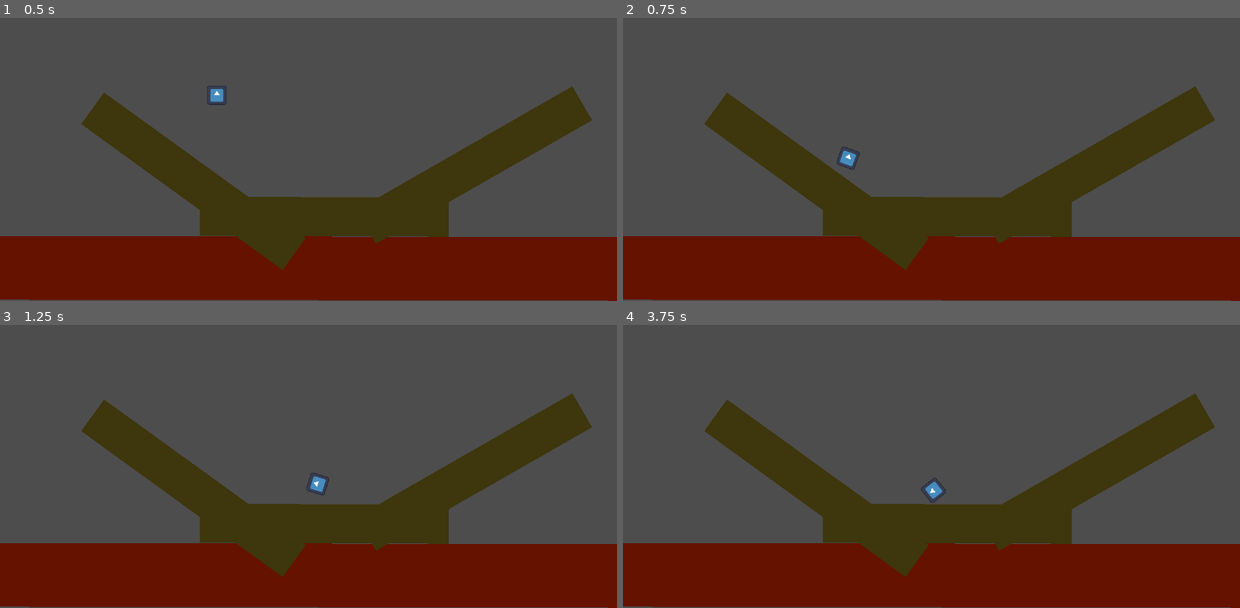
Above: before the commit, frames 1-4 (two rows, left to right).
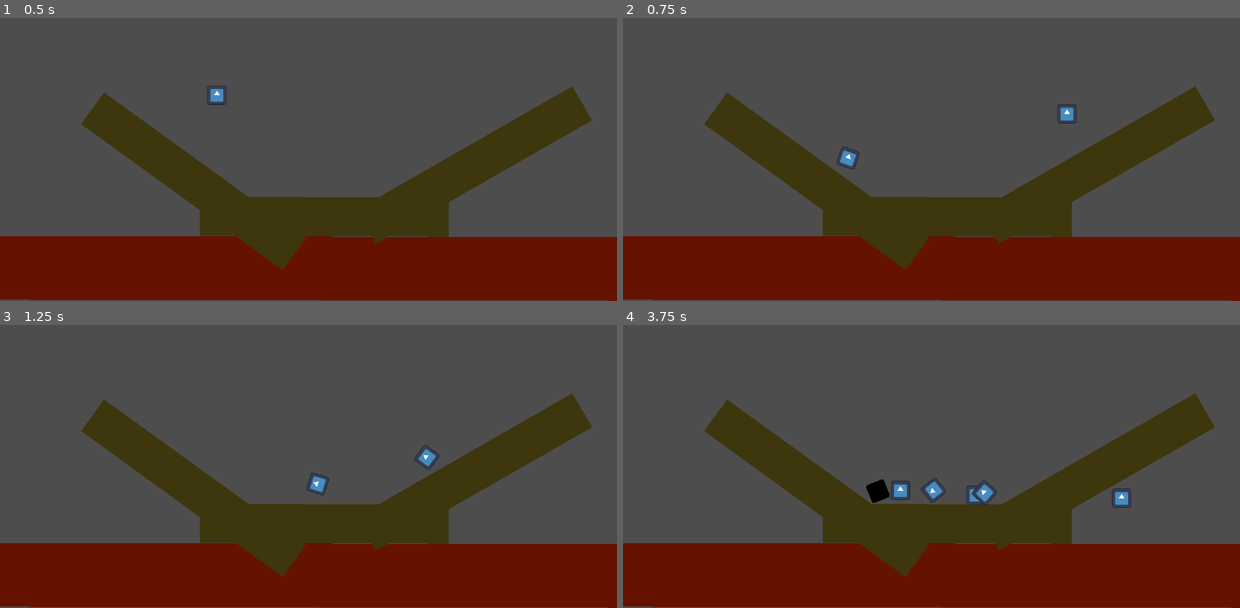
Above: after the commit, the same moments.

Repository: CodyI20/stacking-boxes
Game: Godot game, scene res://Scenes/game.tscn
Same seed, same stepped clock (60 frames per second), same inputs: the game is played once before the commit and once after it. The project has no main scene, so this scene is started directly. The engine's default icon, where the game draws it, is replaced by a stand-in: a white triangle on a blue panel in a dark square.
Inputs (mouse positions are in pixels of both pictures, inside the frame that each line leads up to):
- Up to frame 1 (0.5 s): no input
- Up to frame 2 (0.75 s): move the mouse to (1067, 111) at 0.52 s; tap Space (Space) at 0.6 s
- Up to frame 3 (1.25 s): no input
- Up to frame 4 (3.75 s): move the mouse to (808, 452) at 1.27 s; tap Space (Space) every 0.75 s from 1.35 to 3.6 s; move the mouse to (993, 358) at 2.02 s; move the mouse to (900, 503) at 2.77 s; move the mouse to (1116, 486) at 3.52 s

Frame 1 is identical in both runs. In frame 2, 0.1% of the frame differs, in the area x 70-74%, y 30-38%; in frame 3, 0.1%; in frame 4, 0.7%, in the area x 39-83%, y 54-65%.
Error before the commit: Invalid type in function 'add_child' in base 'Node2D (stackable_object_spawner.gd)'. The Object-derived class of argument 1 (PackedScene) is not a subclass of …

Commit message:
Object spawning
 - Added the object spawning using a script attached to a Node2D, which also serves as the parent of all the object that will be spawned. NOTE: Not the final version of this script as it was only for testing the scene instantiation.

Diff:
--- a/GDScripts/stackable_object_spawner.gd
+++ b/GDScripts/stackable_object_spawner.gd
@@ -14,6 +14,16 @@
 	if Input.is_action_just_pressed("Space"):
 		spawn_object()
 
+# This function gets a random number, then gets a random scene from the array and instantiates it
 func spawn_object() -> void:
+	# Get the random number
 	var random_object_number := rng.randf_range(0, stackableObjectsScenes.size())
-	add_child(stackableObjectsScenes[random_object_number])
+
+	# Save the instance of the scene in a variable so we can modify certain properties, such as the position in this case
+	var scene_instance = stackableObjectsScenes[random_object_number].instantiate()
+
+	# Modify the position of the scene (it will be set to the mouse position for now)
+	scene_instance.global_position = get_global_mouse_position()
+
+	# Add it as child to the Node this script is attached to
+	add_child(scene_instance)
Not shown, added: Scenes/gamB5DA.tmp
